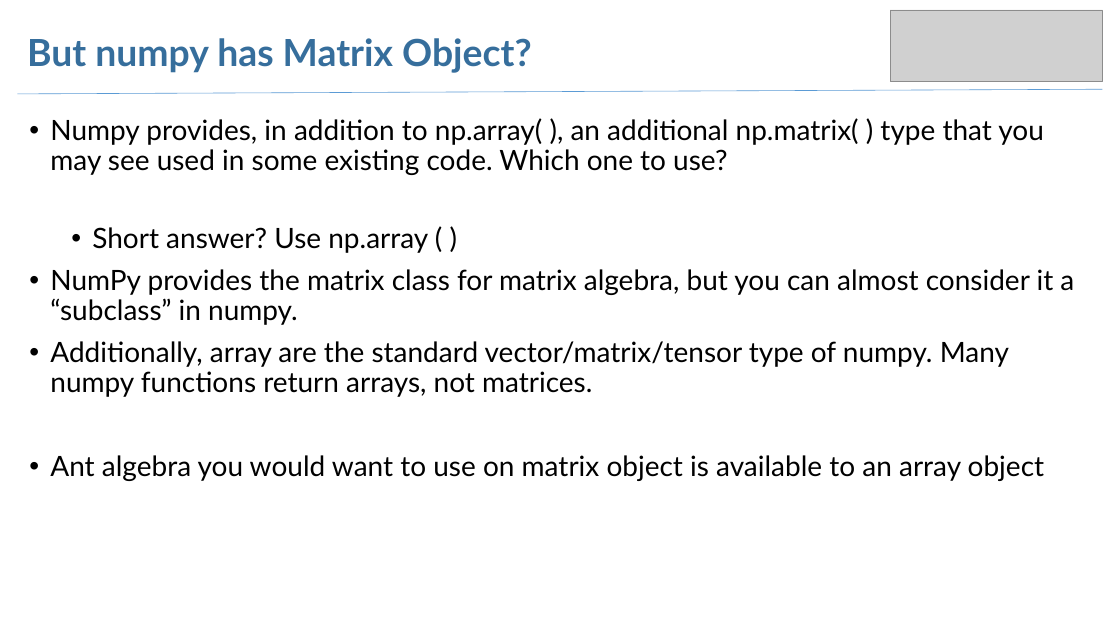
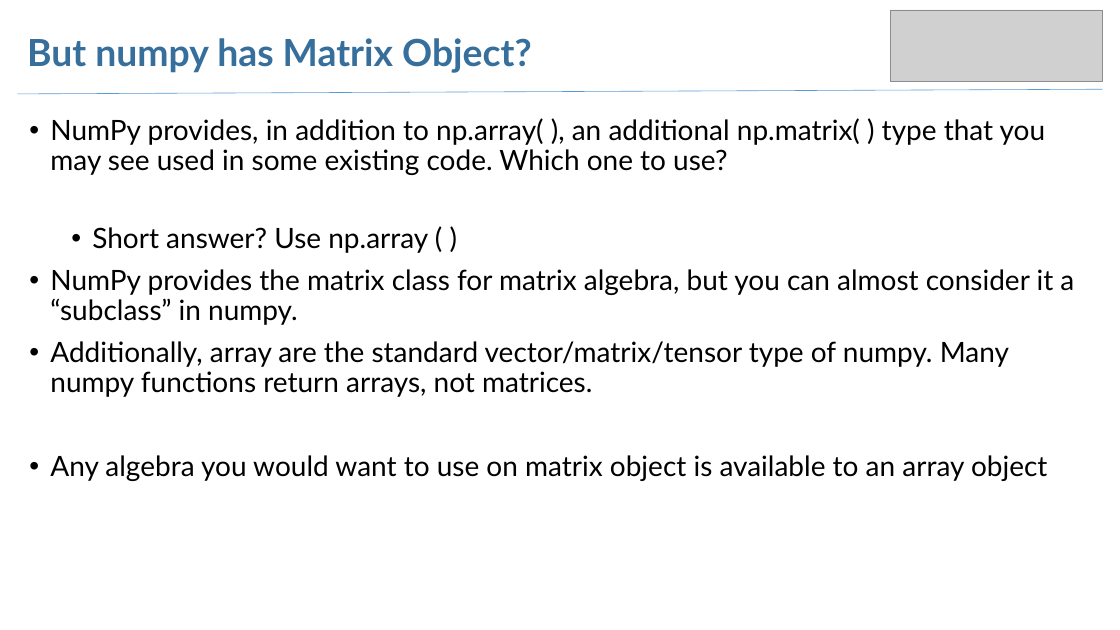
Before and after one commit to arjangvt/python-workshop, a slide deck: slide 15 of WorkshopSlides-Part2.pptx (slide 14 before the commit). Drawn at 1120x630 pixels with LibreOffice and Linux fonts; fonts in the diff are those of the drawing; grey boxes stand for pictures. Boxes give left, top, right and bottom in pixels: in the first picture for what was removed or moved away, otherwise in the second. Text is boxed around its words. In the diff, an @@ line names an element or a change of style, - is before the commit and + after.

```diff
--- a/WorkshopSlides-Part2.pptx
+++ b/WorkshopSlides-Part2.pptx
@@ text at [50, 118, 1046, 175]: text changed @@
-• Numpy provides, in addition to np.array( ), an additional np.matrix( ) type that you may see used in some existing code. Which one to use?
+• NumPy provides, in addition to np.array( ), an additional np.matrix( ) type that you may see used in some existing code. Which one to use?
@@ text at [50, 455, 1047, 481]: text changed @@
-• Ant algebra you would want to use on matrix object is available to an array object
+• Any algebra you would want to use on matrix object is available to an array object
```
Also in this commit, not shown: 1 other slide changed, 2 slides added, 1 other file.
